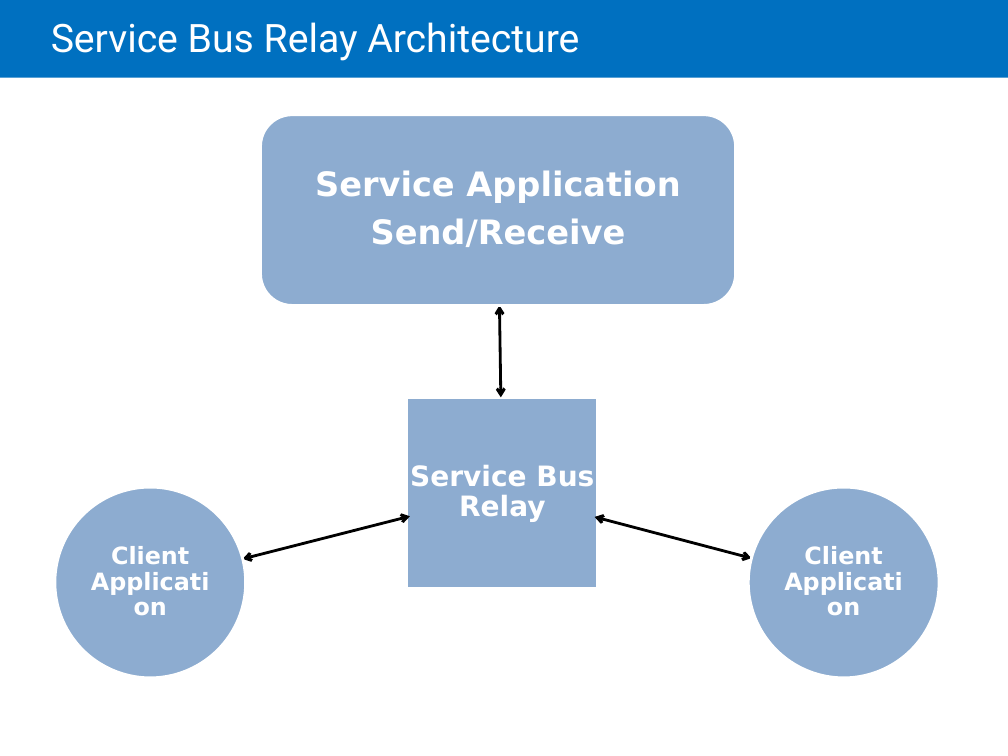
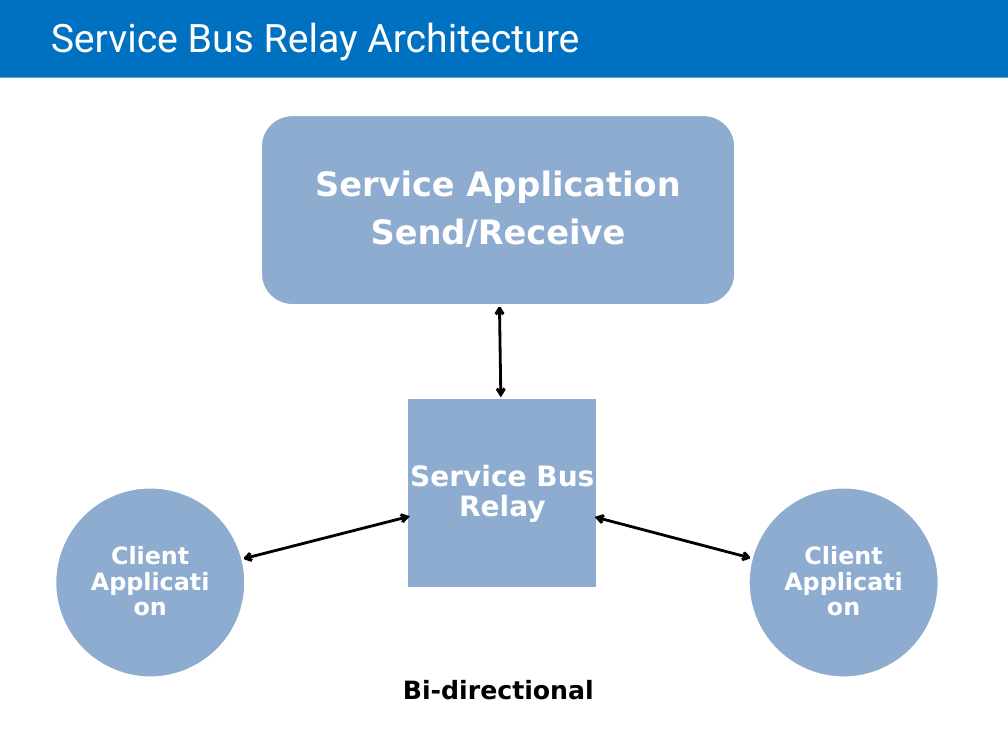
Before and after one commit to LarsKjeldsen/Kursus-az203, a slide deck: slide 20 of MOC/Module 08 Queues and Service Bus/20532C-08.pptx. Drawn at 1008x756 pixels with LibreOffice and Linux fonts; fonts in the diff are those of the drawing. Boxes give left, top, right and bottom in pixels: in the first picture for what was removed or moved away, otherwise in the second. Text is boxed around its words. In the diff, an @@ line names an element or a change of style, - is before the commit and + after.

```diff
--- a/MOC/Module 08 Queues and Service Bus/20532C-08.pptx
+++ b/MOC/Module 08 Queues and Service Bus/20532C-08.pptx
@@ text added at [403, 680, 594, 700], 18 pt, text #000000, bold @@
+Bi-directional
```
Also in this commit, not shown: 14 other slides changed, 1 slide removed, 1 other file.
